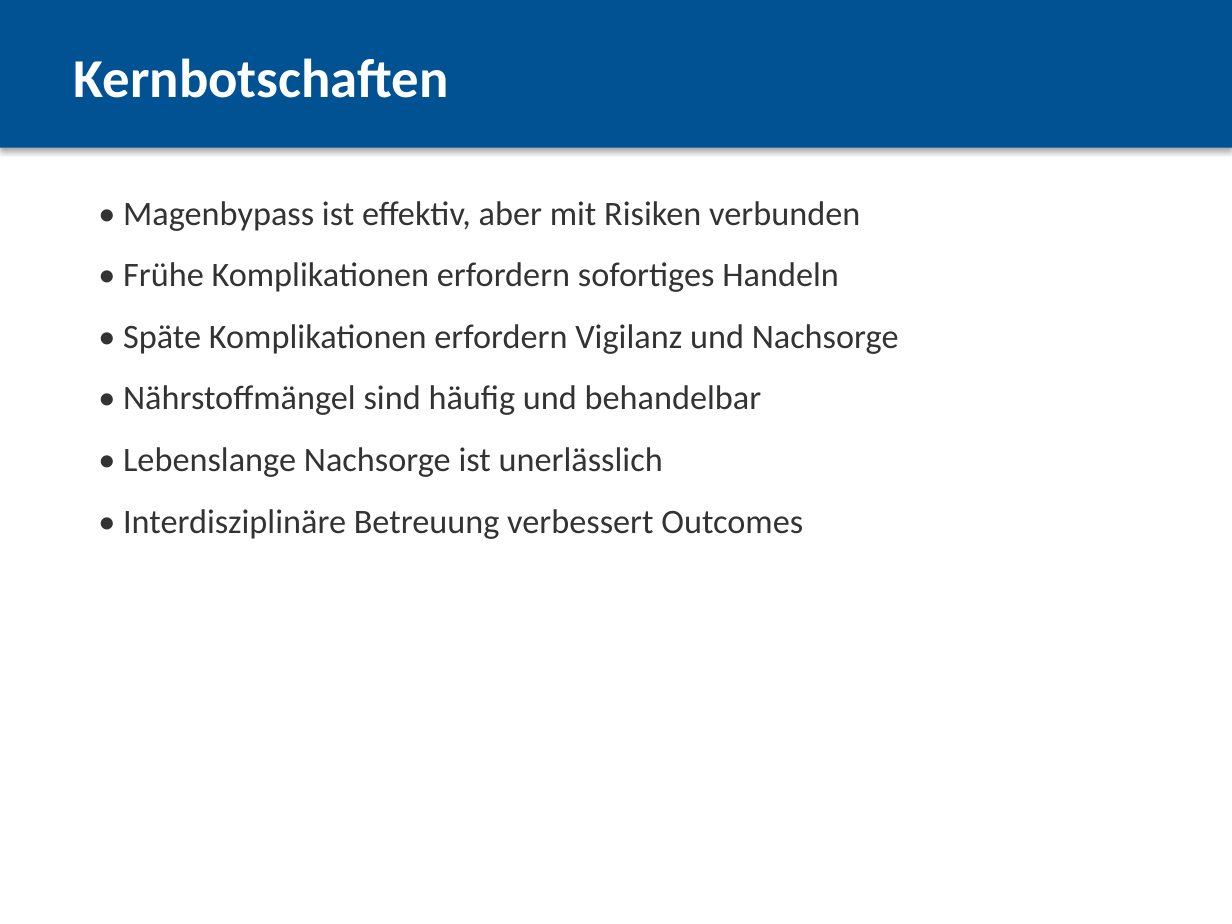
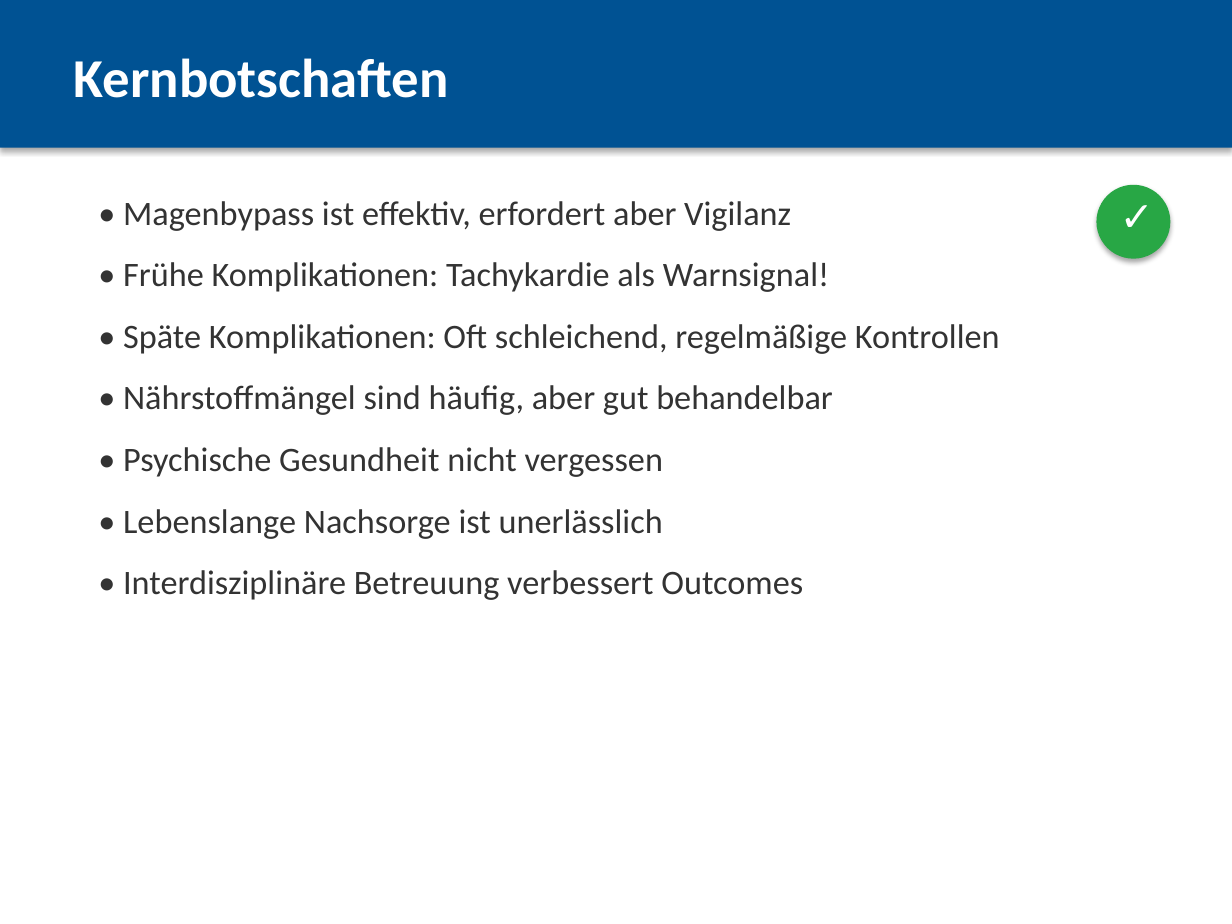
Before and after one commit to yawmanx/Codex-stuff, a slide deck: slide 24 of Komplikationen_Magenbypass.pptx (slide 23 before the commit). Drawn at 1232x924 pixels with LibreOffice and Linux fonts; fonts in the diff are those of the drawing. Boxes give left, top, right and bottom in pixels: in the first picture for what was removed or moved away, otherwise in the second. Text is boxed around its words. In the diff, an @@ line names an element or a change of style, - is before the commit and + after.

```diff
--- a/Komplikationen_Magenbypass.pptx
+++ b/Komplikationen_Magenbypass.pptx
@@ text at bbox=[123, 201, 1000, 477]: text changed @@
-• Magenbypass ist effektiv, aber mit Risiken verbunden
-• Frühe Komplikationen erfordern sofortiges Handeln
-• Späte Komplikationen erfordern Vigilanz und Nachsorge
-• Nährstoffmängel sind häufig und behandelbar
+• Magenbypass ist effektiv, erfordert aber Vigilanz
+• Frühe Komplikationen: Tachykardie als Warnsignal!
+• Späte Komplikationen: Oft schleichend, regelmäßige Kontrollen
+• Nährstoffmängel sind häufig, aber gut behandelbar
+• Psychische Gesundheit nicht vergessen
@@ ellipse added at bbox=[1096, 185, 1170, 259], fill #28A745 @@
@@ text added at bbox=[1108, 185, 1159, 259], 24 pt, text #FFFFFF, bold @@
+✓
```
Also in this commit, not shown: 20 other slides changed, 4 slides added, 3 slides removed, 1 other file.
